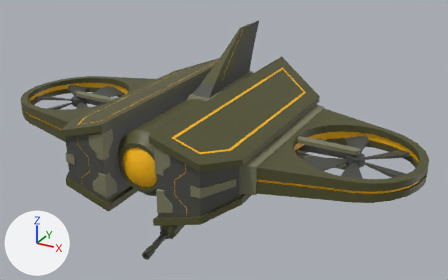
Before and after pictures for a commit that changed the FBX model Assets/3D Assets & Animation/FlyingBot/FlyingBot.fbx.
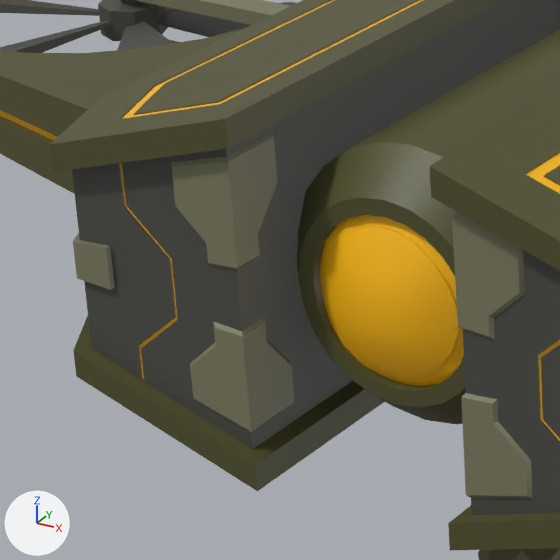
Each version is shown whole from a 50 mm lens placed at (0.886, -1.46, 0.711), pointed at (0.054, 0.052, -0.046), then close up on the part from 11% to 40% of the width and 35% to 81% of the height. The lights are fixed; the arrows at lower left show +X, +Y and +Z. Where no turn or scale is listed for an object, it has been applied to the vertices.

The first close-up shows 'Body', 'Right_Blade'.
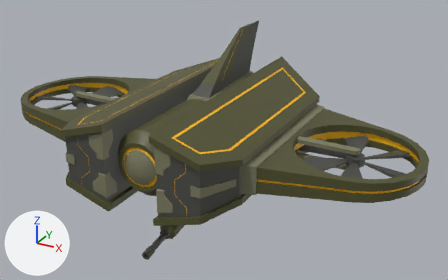
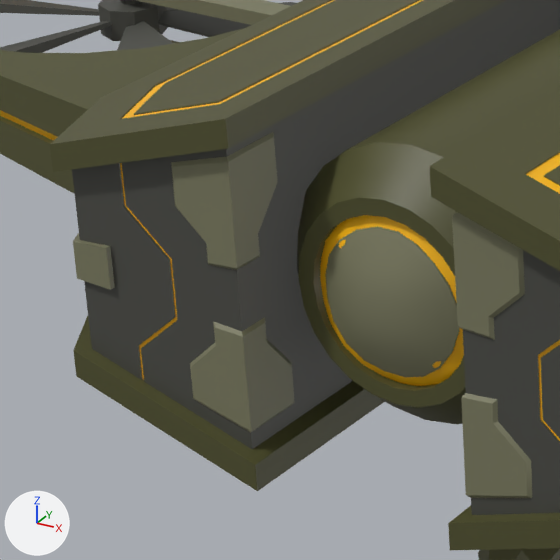
Commit message: BossBot + FlyingBot Update

What changed in the scene script:
```text
Change me_mesh:
    where me_mesh.from_pydata(...)  # 1891 vertices, 1792 faces; spans x -0.658..0.658, y -0.389..0.389, z -0.266..0.266
    used by ob_body; location = (0.0, 0.0362, -0.0187)
    me_mesh part 1: 45 of the faces centred in x -0.049..0.049, y -0.351..-0.337, z -0.03..0.067 switch from mat_enemy_glow (yellow #ffbd00) to mat_enemy_second (dark yellow #7c7c61)
```

Pixel boxes (x1, y1, x2, y2) of what changed, in the close-ups (560 x 560 px):
part 1 of me_mesh, recoloured: (325, 226, 459, 377) in both
